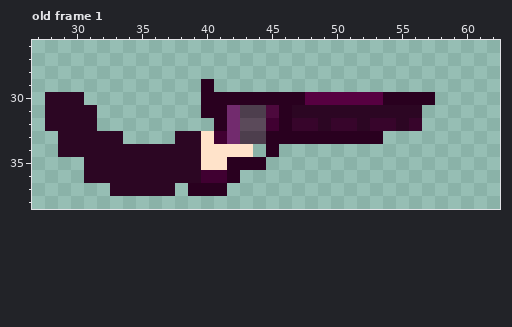
Two versions of one pixel-art file, rawSprites/gun/sMainRightGun.aseprite. Above: the version before the commit.
64x64 pixels, 1 frame. Colours within 5 levels of each other are drawn and written as one. Shown: old frame 1: x 27..62, y 26..38. The commit also changed other frames, which this record leaves out.
After:
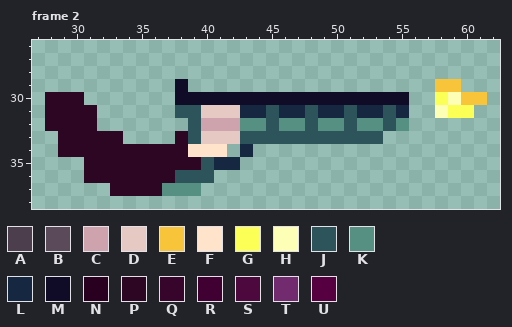
Palette (. is transparent): A #4d3e4d  B #5b4a5a  C #cea3ad  D #e6c9c3  E #f8c53a  F #ffe3ca  G #fcff56  H #feffb7  J #2d535b  K #569082  L #162841  M #100b27  N #29001f  P #2c0623  Q #37052b  R #400031  S #4d093d  T #722b6e  U #570041
A new or re-ordered frame is compared with the old frame closest to it.
What changed:
frames 1 -> 3
Changed rows in their new state; - is an unchanged pixel.
Frame 2 is new; against old frame 1, layers "пистолет", "руки":
first column x 37:
29 -M-.-----------------EE--
30 -MMMMMMMMMMMMMMMMMM..GHEE
31 -JJDDDLLJLLJLLJLLJL.-HGG-
32 --JCCCKKJKKJKKJKKJK.-----
33 --JDDDJJJJJJJJJJJ--------
34 --F--.L-.----------------
35 ---JLL..-----------------
36 -JJJ..-------------------
37 KKK..--------------------
Pixel boxes of the changes (left, top, right, bottom) in both pictures:
changed: (162, 79, 487, 196)
